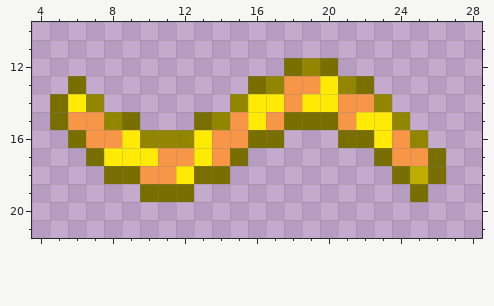
A pixel-art sprite gets an edit: Resources/Textures/Objects/Tools/cable-coils.rsi/coilmv-20.png. This is how it looked before the edit.
The file is 32x32 pixels. Shown: x 4..28, y 10..21.
And afterwards:
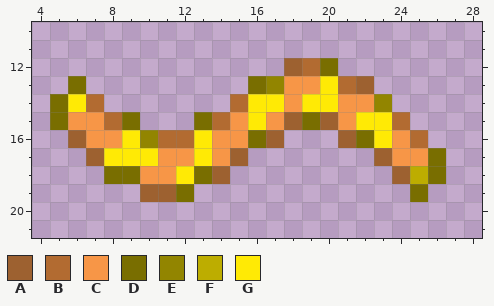
Palette (. is transparent): A #9d6130  B #b26b31  C #f79647  D #796e00  E #928500  F #bdad00  G #ffea05
The edit:
y 12: x 18..19 DE -> AB
y 13: x 21..22 ED -> BA
y 14: x 7 E -> B; x 15 E -> B
y 15: x 8 E -> B; x 14 E -> B; x 18 D -> A; x 20 D -> A; x 24 E -> B
y 16: x 6 D -> A; x 11..12 EE -> BB; x 17 D -> A; x 21 D -> A; x 25 E -> B
y 17: x 7 D -> A; x 15 D -> A; x 23 D -> A
y 18: x 14 D -> A; x 24 D -> A
y 19: x 10..11 DD -> AA
